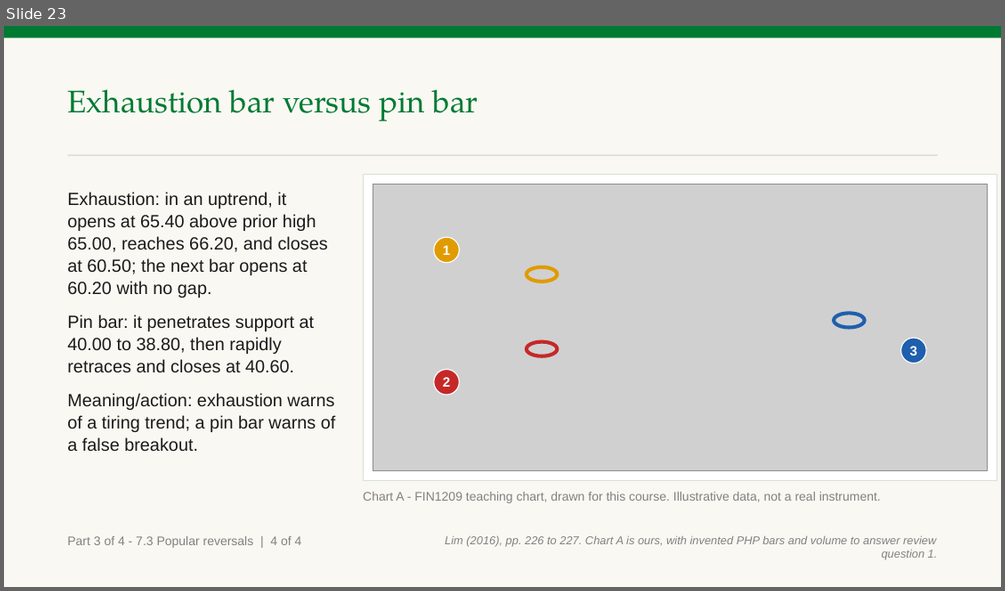
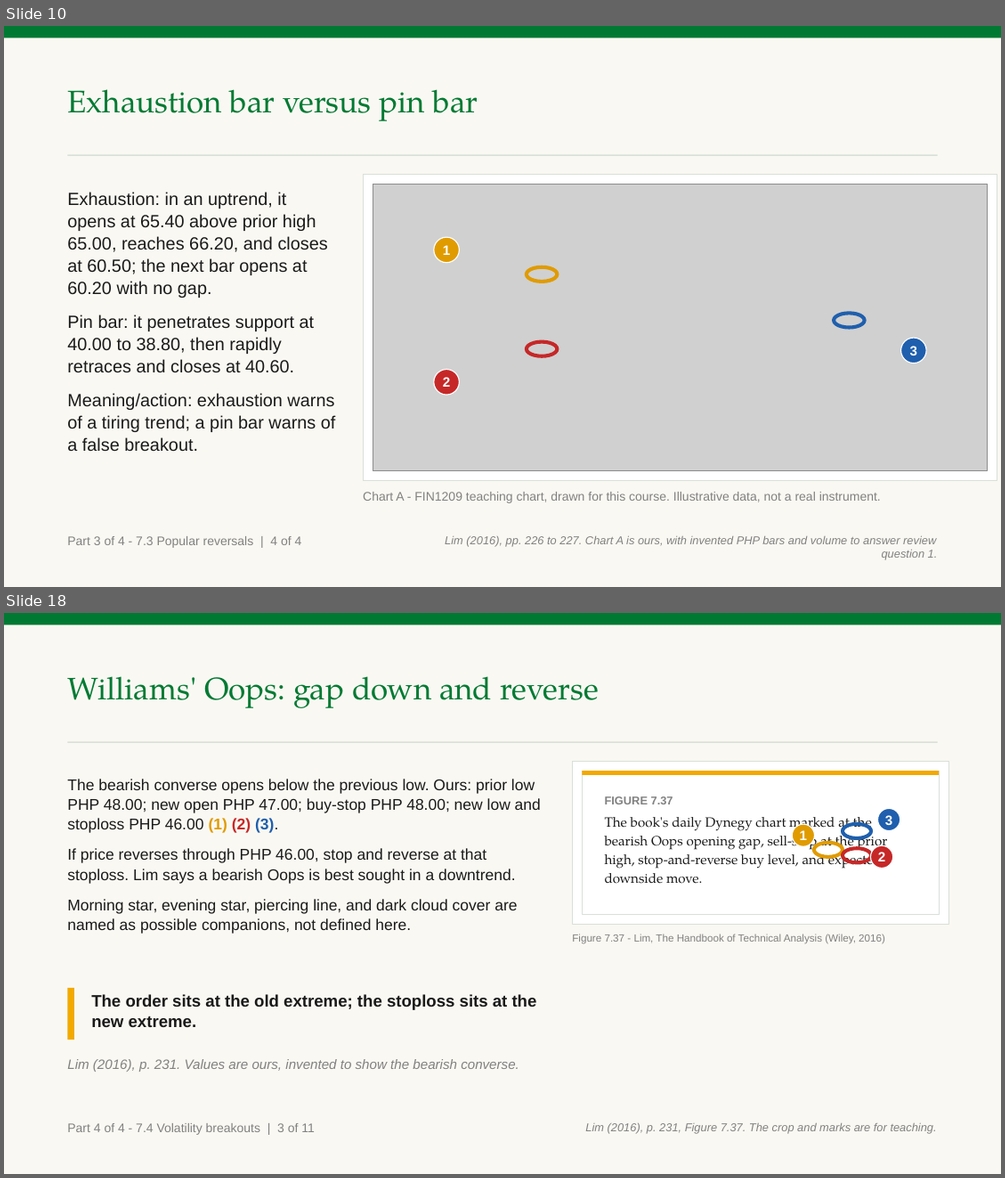
Before and after one commit to benjiesotelo-sudo/Telos_FIN1209, a slide deck: chapter-07/FIN1209-Chapter-07.pptx. Shown one above the other, each under a label of ours: slide 23 before the commit, slides 10 and 18 after it; the slides between them are not shown. The pictures are 1005x591 and 1005x1178 pixels, drawn with LibreOffice and Linux fonts; fonts in the diff are those of the drawing; grey boxes stand for pictures. Boxes give left, top, right and bottom in pixels: in the first picture for what was removed or moved away, otherwise in the second. Text is boxed around its words. In the diff, an @@ line names an element or a change of style, - is before the commit and + after.

Commit message:
Build Chapter 7 volatility breakout and review range

```diff
--- a/chapter-07/FIN1209-Chapter-07.pptx
+++ b/chapter-07/FIN1209-Chapter-07.pptx
@@ slide 18 added at box(4, 613, 1001, 1174), background #FFFFFF @@
@@ rectangle added at box(4, 613, 1001, 1174), fill #FAF8F2 @@
@@ rectangle added at box(4, 613, 1001, 625), fill #007A33 @@
@@ text added at box(67, 676, 599, 708), 30 pt, text #007A33 @@
+Williams' Oops: gap down and reverse
@@ rectangle added at box(67, 742, 938, 743), fill #D7E0D9 @@
@@ rectangle added at box(573, 761, 948, 925), fill #FFFFFF, outline #D7E0D9 1 pt @@
@@ rectangle added at box(582, 771, 938, 915), fill #FFFFFF, outline #D7E0D9 1 pt @@
@@ rectangle added at box(582, 771, 938, 775), fill #F2A900 @@
@@ text added at box(67, 779, 541, 933), 15 pt, text #1A1A1A @@
+The bearish converse opens below the previous low. Ours: prior low PHP 48.00; new open PHP 47.00; buy-stop PHP 48.00; new low and stoploss PHP 46.00 (1) (2) (3).
+If price reverses through PHP 46.00, stop and reverse at that stoploss. Lim says a bearish Oops is best sought in a downtrend.
+Morning star, evening star, piercing line, and dark cloud cover are named as possible companions, not defined here.
@@ text added at box(605, 796, 882, 884), 13 pt, text #1A1A1A @@
+FIGURE 7.37
+The book's daily Dynegy chart marked at the bearish Oops opening gap, sell-stop at the prior high, stop-and-reverse buy level, and expected downside move.
@@ ellipse added at box(793, 824, 815, 846), fill #E09B00, outline #FFFFFF 1 pt, 13 pt, text #FFFFFF, bold @@
+1
@@ ellipse added at box(842, 824, 871, 838), outline #1F5FAD 3.5 pt @@
@@ ellipse added at box(877, 808, 900, 831), fill #1F5FAD, outline #FFFFFF 1 pt, 13 pt, text #FFFFFF, bold @@
+3
@@ ellipse added at box(814, 843, 842, 857), outline #E09B00 3.5 pt @@
@@ ellipse added at box(842, 849, 871, 863), outline #C62828 3.5 pt @@
@@ ellipse added at box(871, 845, 893, 868), fill #C62828, outline #FFFFFF 1 pt, 13 pt, text #FFFFFF, bold @@
+2
@@ text added at box(572, 933, 885, 944), 10 pt, text #818181 @@
+Figure 7.37 - Lim, The Handbook of Technical Analysis (Wiley, 2016)
@@ rectangle added at box(67, 988, 74, 1039), fill #F2A900 @@
@@ text added at box(91, 994, 537, 1027), 16 pt, text #1A1A1A, bold @@
+The order sits at the old extreme; the stoploss sits at the new extreme.
@@ text added at box(67, 1059, 519, 1071), 13 pt, text #818181, italic @@
+Lim (2016), p. 231. Values are ours, invented to show the bearish converse.
@@ text added at box(67, 1123, 315, 1135), 12 pt, text #818181 @@
+Part 4 of 4 - 7.4 Volatility breakouts | 3 of 11
@@ text added at box(585, 1123, 937, 1134), 11 pt, text #818181, italic @@
+Lim (2016), p. 231, Figure 7.37. The crop and marks are for teaching.
@@ what was slide 23 is now slide 10 @@
```
Also in this commit, not shown: 6 slides changed, 23 other slides added, 18 slides removed, 1 other file.
